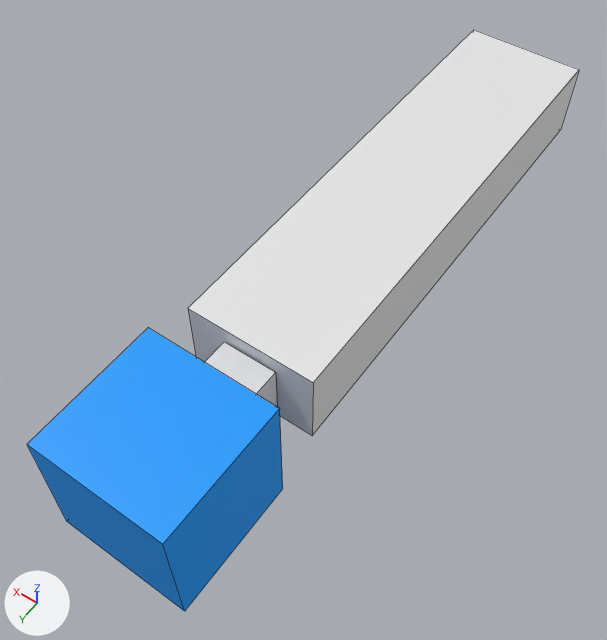
Before and after pictures for a commit that changed the Blender file src/game/assets/blender/char.blend.
One viewpoint serves both versions: a 50 mm camera at (-4.2, 7.28, 8.13) aimed at (0.23, 1.08, -1.62). The axes (+X, +Y, +Z) are drawn at lower left. The lights are the same throughout. Mesh edges are drawn as thin lines.

The first picture shows 'Head', 'Torso'.
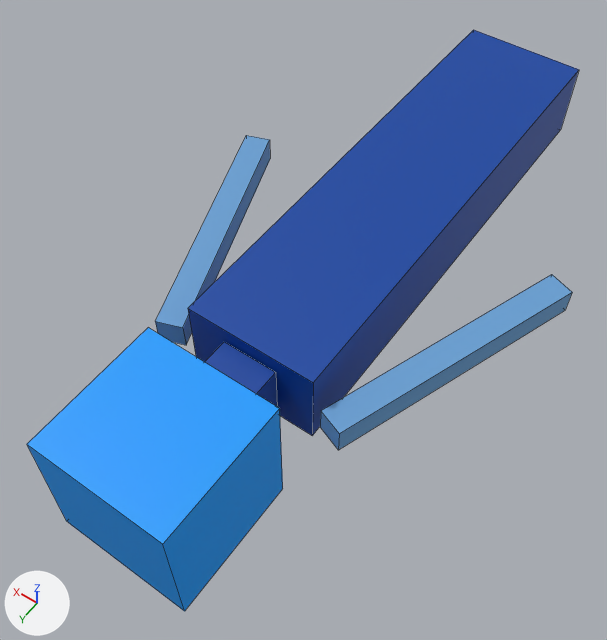
The newer file is also turned or shifted as a whole; pictures and numbers use the older file's frame.

Location of each change, [x1, y1, x2, y2] in pixels of the pictures (607 x 640 px):
'Torso', recoloured (white to blue)
    both: [188, 30, 579, 436]
'right_arm', added (blue)
    after: [320, 274, 572, 450]
'left_arm', added (blue)
    after: [155, 135, 270, 345]

The edits, one by one:
Material 'Material' (mat_material) changes colour from white #e7e7e7 to blue #0045a3; in linear values from (0.8, 0.8, 0.8) to (0.0, 0.0597, 0.365).
Material 'Material.002' (mat_material_002) is new.
Its base color is (0.138, 0.352, 0.658) (blue #68a0d4).
Material 'Material.003' (mat_material_003) is new.
Its base color is (0.138, 0.352, 0.658) (blue #68a0d4).
Mesh me_cube_005 is new.
It is a box spanning x -1.0..1.0, y -1.0..1.0, z -1.0..1.0.
It uses material mat_material_002 (blue #68a0d4).
Mesh me_cube_004 is new.
It is a box spanning x -1.0..1.0, y -1.0..1.0, z -1.0..1.0.
It uses material mat_material_003 (blue #68a0d4).
Object 'right_arm' (ob_right_arm) is new; it shows me_cube_005.
Its location is (-2.0, 0.8, -1.06).
Its rotation in degrees is (0, 0, -20).
Its scale is (-0.2, -2.0, -0.2).
Object 'left_arm' (ob_left_arm) is new; it shows me_cube_004.
Its location is (2.0, 0.8, -1.06).
Its rotation in degrees is (0, 0, 20).
Its scale is (-0.2, -2.0, -0.2).
